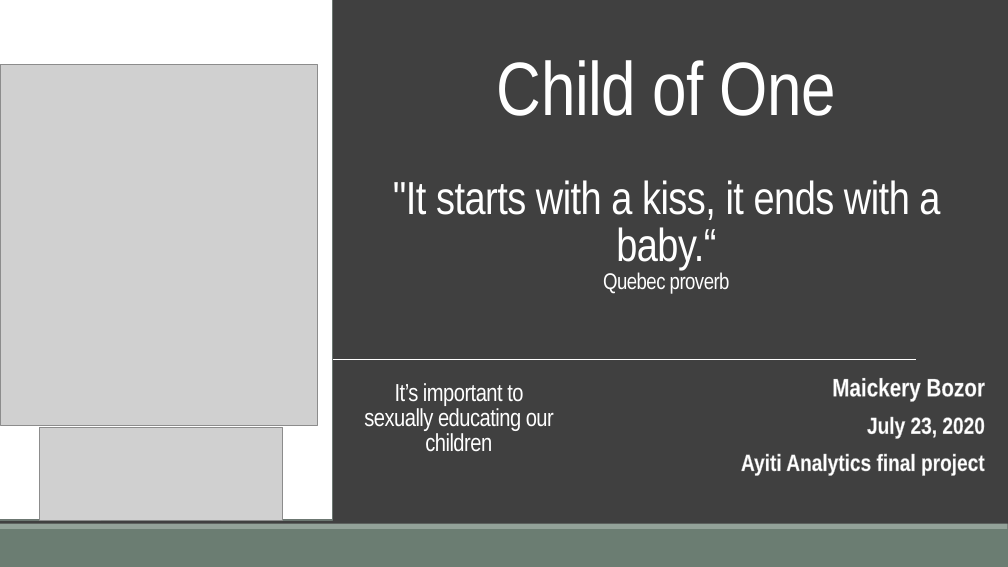
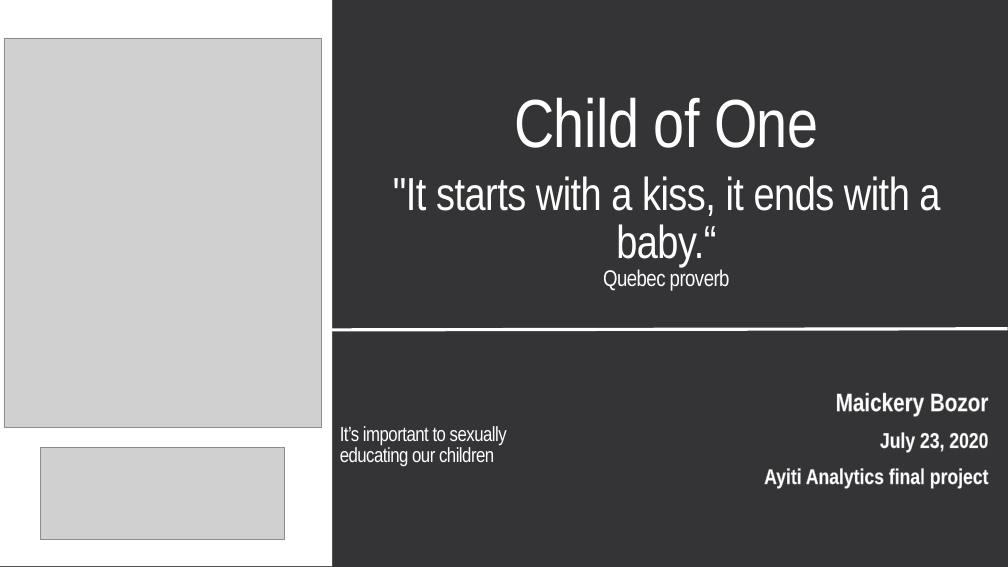
Before and after one commit to Maickery/Child_of_change, a slide deck: slide 1 of Result/Presentation.pptx. Drawn at 1008x567 pixels with LibreOffice and Linux fonts; fonts in the diff are those of the drawing; grey boxes stand for pictures. Boxes give left, top, right and bottom in pixels: in the first picture for what was removed or moved away, otherwise in the second. Text is boxed around its words. In the diff, an @@ line names an element or a change of style, - is before the commit and + after.

```diff
--- a/Result/Presentation.pptx
+++ b/Result/Presentation.pptx
@@ background #404040 to #353537 @@
@@ rectangle: place and size @@
-rectangle at [0,0,332,520]
+rectangle at [0,0,332,567]
@@ rectangle at [0,0,332,567]: outline #6D7871 1.25 pt to #525256 1.1 pt @@
@@ rectangle added at [0,0,38,567], fill #6F6F74 @@
@@ picture: place and size @@
-picture at [0,64,318,425]
+picture at [4,38,321,427]
@@ title "Child of One": place and size @@
-title "Child of One" at [497,60,836,116]
+title "Child of One" at [514,97,818,148]
@@ title "Child of One" at [514,97,818,148]: size 72 to 64.8 pt @@
@@ text ""It starts with a kiss, ...": place and size @@
-text ""It starts with a kiss, ..." at [393,180,940,294]
+text ""It starts with a kiss, ..." at [393,176,940,291]
@@ line added from (325, 330) to (1008, 329), #FFFFFF 3 pt @@
@@ line removed from (100, 359) to (917, 359) @@
@@ text "It’s important to sexually educating ...": place and size @@
-text "It’s important to sexually educating ..." at [364,383,554,452]
+text "It’s important to sexually educating ..." at [340,426,507,467]
@@ text "It’s important to sexually educating ..." at [340,426,507,467]: size 23.4 to 19.5 pt; alignment centre to left @@
@@ subtitle "Maickery Bozor": place and size @@
-subtitle "Maickery Bozor" at [741,378,985,475]
+subtitle "Maickery Bozor" at [764,393,989,488]
@@ subtitle "Maickery Bozor" at [764,393,989,488]: size 22.2 to 20.4 pt in "July 23, 2020", "Ayiti Analytics final project"; line spacing 0.8 to 0.75; more space between paragraphs @@
@@ picture: place and size @@
-picture at [39,427,284,520]
+picture at [41,447,285,540]
@@ rectangle removed at [0,529,1008,567] @@
@@ rectangle removed at [0,524,1008,529] @@
```
Also in this commit, not shown: 16 other slides changed, 5 other files.
